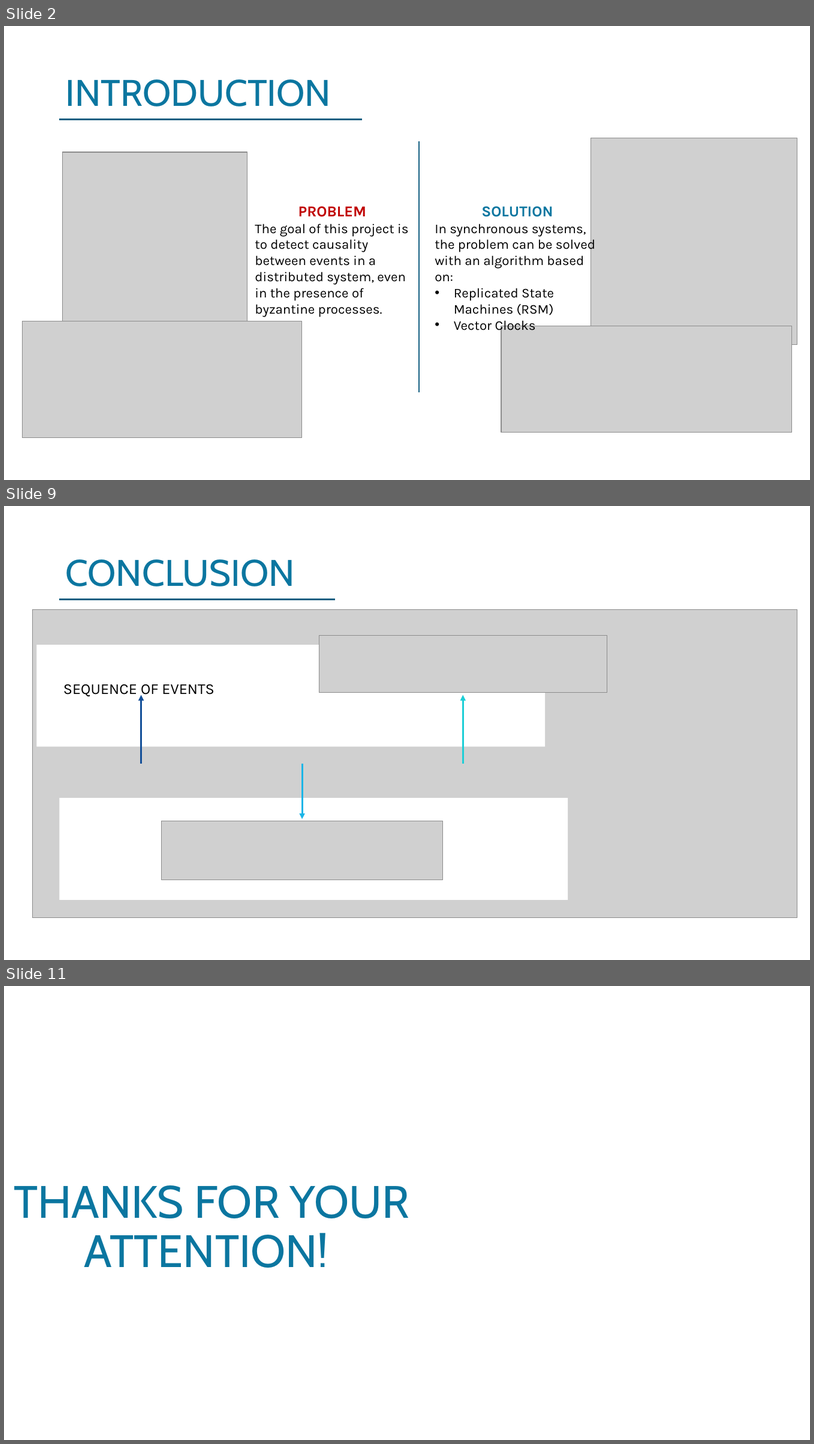
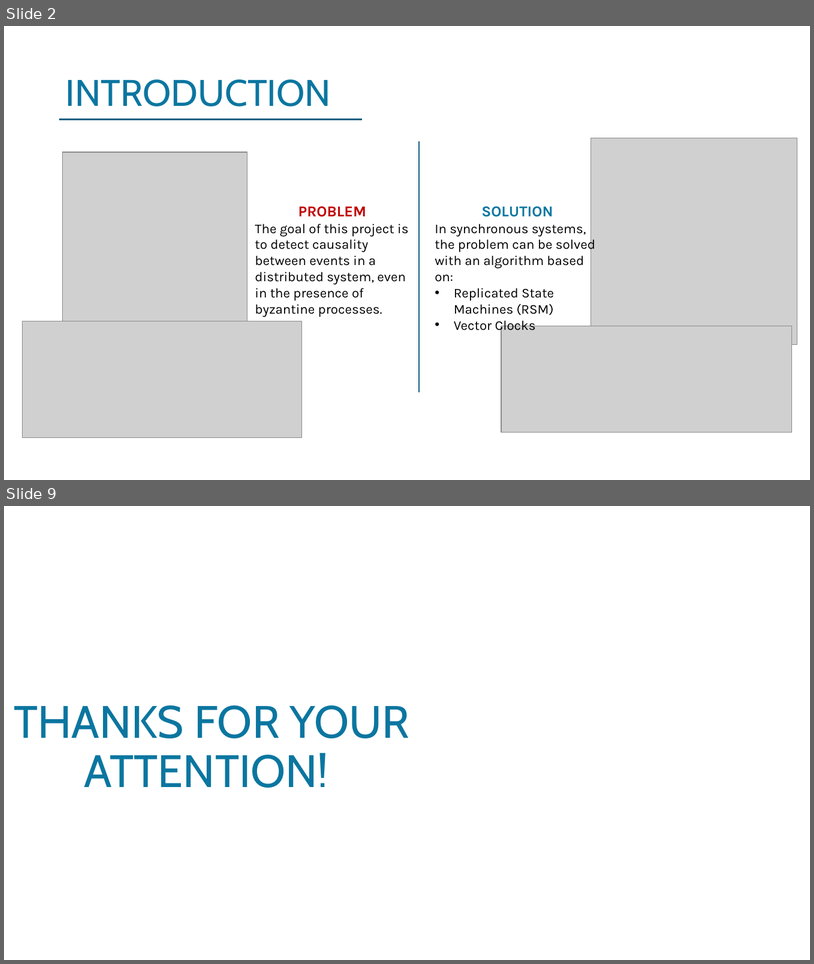
Before and after one commit to Teoz00/progettoDDS, a slide deck: DDS Presentation .pptx. Shown one above the other, each under a label of ours: slides 2, 9 and 11 before the commit, slides 2 and 9 after it; the slides between them are not shown. The pictures are 814x1444 and 814x964 pixels, drawn with LibreOffice and Linux fonts; fonts in the diff are those of the drawing; grey boxes stand for pictures; background and template pictures are left out. Boxes give left, top, right and bottom in pixels: in the first picture for what was removed or moved away, otherwise in the second. Text is boxed around its words. In the diff, an @@ line names an element or a change of style, - is before the commit and + after.

```diff
--- a/DDS Presentation .pptx
+++ b/DDS Presentation .pptx
@@ slide 9 removed at bbox=[4, 506, 810, 960], background #FFFFFF @@
@@ title removed at bbox=[65, 559, 294, 586] @@
-CONCLUSION
@@ picture removed at bbox=[32, 609, 798, 918] @@
@@ line removed from (60, 599) to (336, 599) @@
@@ rectangle removed at bbox=[36, 645, 545, 746] @@
@@ picture removed at bbox=[319, 636, 607, 693] @@
@@ text removed at bbox=[63, 684, 215, 698] @@
-SEQUENCE OF EVENTS
@@ arrow removed from (141, 763) to (141, 695) @@
@@ arrow removed from (463, 763) to (463, 695) @@
@@ arrow removed from (302, 763) to (302, 819) @@
@@ rectangle removed at bbox=[60, 798, 569, 899] @@
@@ picture removed at bbox=[162, 820, 443, 879] @@
@@ what was slide 11 is now slide 9 @@
```
Also in this commit, not shown: 6 slides changed, 1 other slide removed.
